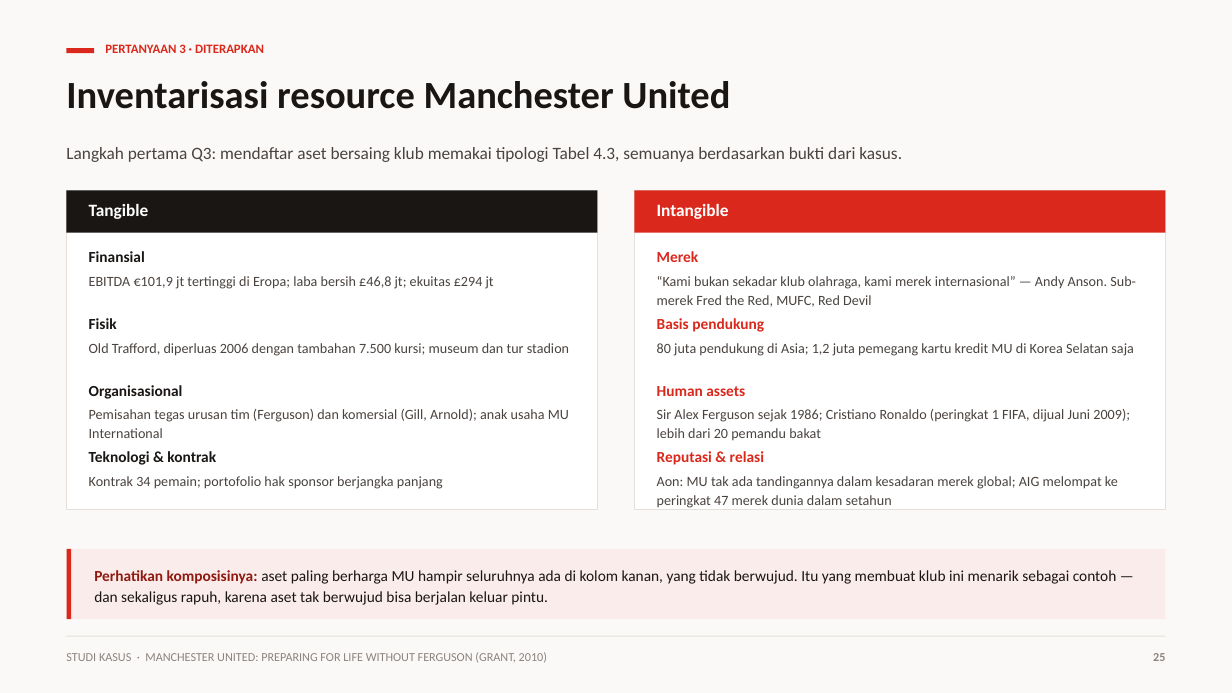
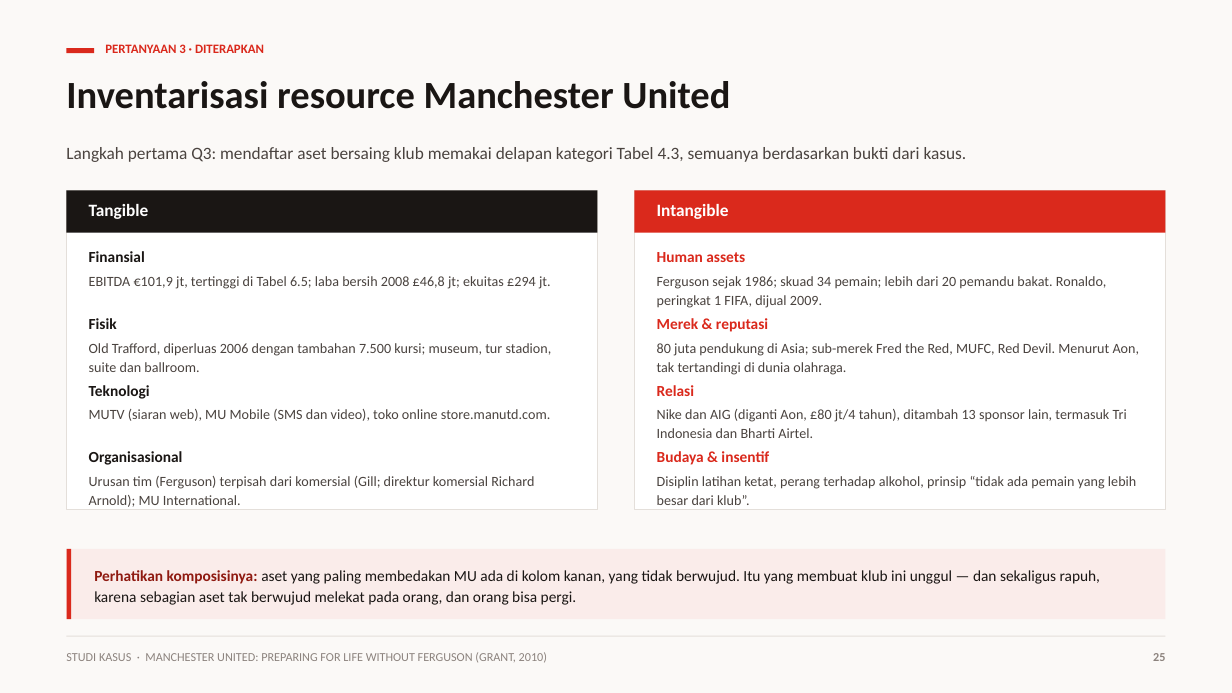
Before and after one commit to aslihabnuri/Dom-Manipulation, a slide deck: slide 25 of strategic-management-manchester-united/Kelompok 4 - Strategic Management - Chapter 4 & Manchester United.pptx. Drawn at 1232x693 pixels with LibreOffice and Linux fonts; fonts in the diff are those of the drawing. Boxes give left, top, right and bottom in pixels: in the first picture for what was removed or moved away, otherwise in the second. Text is boxed around its words. In the diff, an @@ line names an element or a change of style, - is before the commit and + after.

```diff
--- a/strategic-management-manchester-united/Kelompok 4 - Strategic Management - Chapter 4 & Manchester United.pptx
+++ b/strategic-management-manchester-united/Kelompok 4 - Strategic Management - Chapter 4 & Manchester United.pptx
@@ text at bbox=[66, 147, 967, 162]: text changed @@
-Langkah pertama Q3: mendaftar aset bersaing klub memakai tipologi Tabel 4.3, semuanya berdasarkan bukti dari kasus.
+Langkah pertama Q3: mendaftar aset bersaing klub memakai delapan kategori Tabel 4.3, semuanya berdasarkan bukti dari kasus.
@@ text at bbox=[657, 252, 745, 262]: text changed @@
-Merek
+Human assets
@@ text at bbox=[89, 276, 551, 289]: text changed @@
-EBITDA €101,9 jt tertinggi di Eropa; laba bersih £46,8 jt; ekuitas £294 jt
+EBITDA €101,9 jt, tertinggi di Tabel 6.5; laba bersih 2008 £46,8 jt; ekuitas £294 jt.
@@ text at bbox=[657, 276, 1106, 308]: text changed @@
-“Kami bukan sekadar klub olahraga, kami merek internasional” — Andy Anson. Sub-merek Fred the Red, MUFC, Red Devil
+Ferguson sejak 1986; skuad 34 pemain; lebih dari 20 pemandu bakat. Ronaldo, peringkat 1 FIFA, dijual 2009.
@@ text at bbox=[657, 318, 768, 332]: text changed @@
-Basis pendukung
+Merek & reputasi
@@ text at bbox=[89, 343, 552, 372]: text changed @@
-Old Trafford, diperluas 2006 dengan tambahan 7.500 kursi; museum dan tur stadion
+Old Trafford, diperluas 2006 dengan tambahan 7.500 kursi; museum, tur stadion, suite dan ballroom.
@@ text at bbox=[657, 343, 1140, 375]: text changed @@
-80 juta pendukung di Asia; 1,2 juta pemegang kartu kredit MU di Korea Selatan saja
+80 juta pendukung di Asia; sub-merek Fred the Red, MUFC, Red Devil. Menurut Aon, tak tertandingi di dunia olahraga.
@@ text at bbox=[89, 385, 150, 399]: text changed @@
-Teknologi & kontrak
+Teknologi
@@ text at bbox=[657, 385, 694, 396]: text changed @@
-Human assets
+Relasi
@@ text at bbox=[89, 409, 550, 421]: text changed @@
-Pemisahan tegas urusan tim (Ferguson) dan komersial (Gill, Arnold); anak usaha MU International
+MUTV (siaran web), MU Mobile (SMS dan video), toko online store.manutd.com.
@@ text at bbox=[657, 409, 1127, 438]: text changed @@
-Sir Alex Ferguson sejak 1986; Cristiano Ronaldo (peringkat 1 FIFA, dijual Juni 2009); lebih dari 20 pemandu bakat
+Nike dan AIG (diganti Aon, £80 jt/4 tahun), ditambah 13 sponsor lain, termasuk Tri Indonesia dan Bharti Airtel.
@@ text "Organisasional": place and size @@
-text "Organisasional" at bbox=[89, 385, 183, 399]
+text "Organisasional" at bbox=[89, 451, 183, 465]
@@ text at bbox=[89, 476, 534, 507]: text changed @@
-Kontrak 34 pemain; portofolio hak sponsor berjangka panjang
+Urusan tim (Ferguson) terpisah dari komersial (Gill; direktur komersial Richard Arnold); MU International.
@@ text at bbox=[657, 451, 769, 465]: text changed @@
-Reputasi & relasi
+Budaya & insentif
@@ text at bbox=[657, 476, 1136, 505]: text changed @@
-Aon: MU tak ada tandingannya dalam kesadaran merek global; AIG melompat ke peringkat 47 merek dunia dalam setahun
+Disiplin latihan ketat, perang terhadap alkohol, prinsip “tidak ada pemain yang lebih besar dari klub”.
@@ text at bbox=[94, 570, 1100, 605]: text changed @@
-Perhatikan komposisinya: aset paling berharga MU hampir seluruhnya ada di kolom kanan, yang tidak berwujud. Itu yang membuat klub ini menarik sebagai contoh — dan sekaligus rapuh, karena aset tak berwujud bisa berjalan keluar pintu.
+Perhatikan komposisinya: aset yang paling membedakan MU ada di kolom kanan, yang tidak berwujud. Itu yang membuat klub ini unggul — dan sekaligus rapuh, karena sebagian aset tak berwujud melekat pada orang, dan orang bisa pergi.
```
Also in this commit, not shown: 14 other slides changed, 4 other files.
